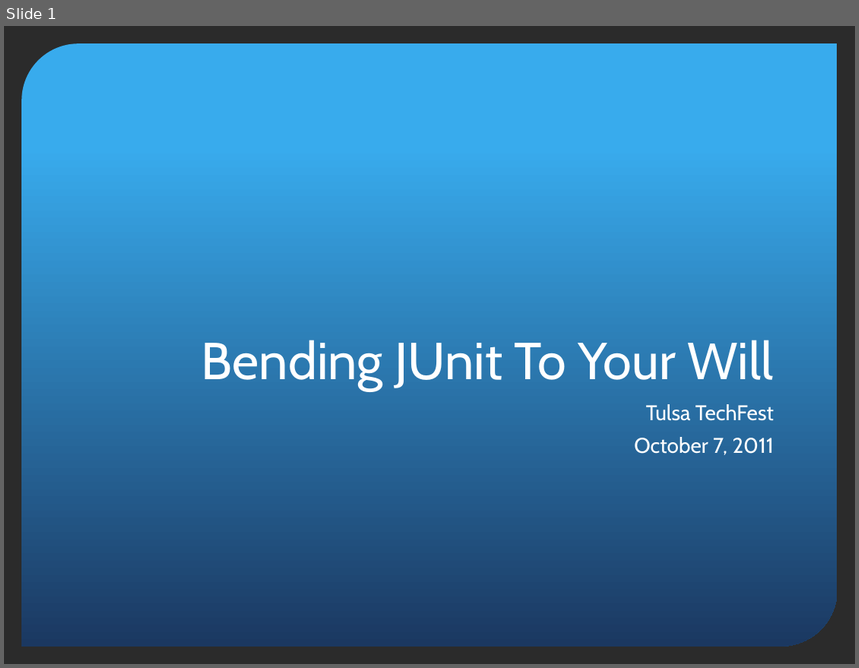
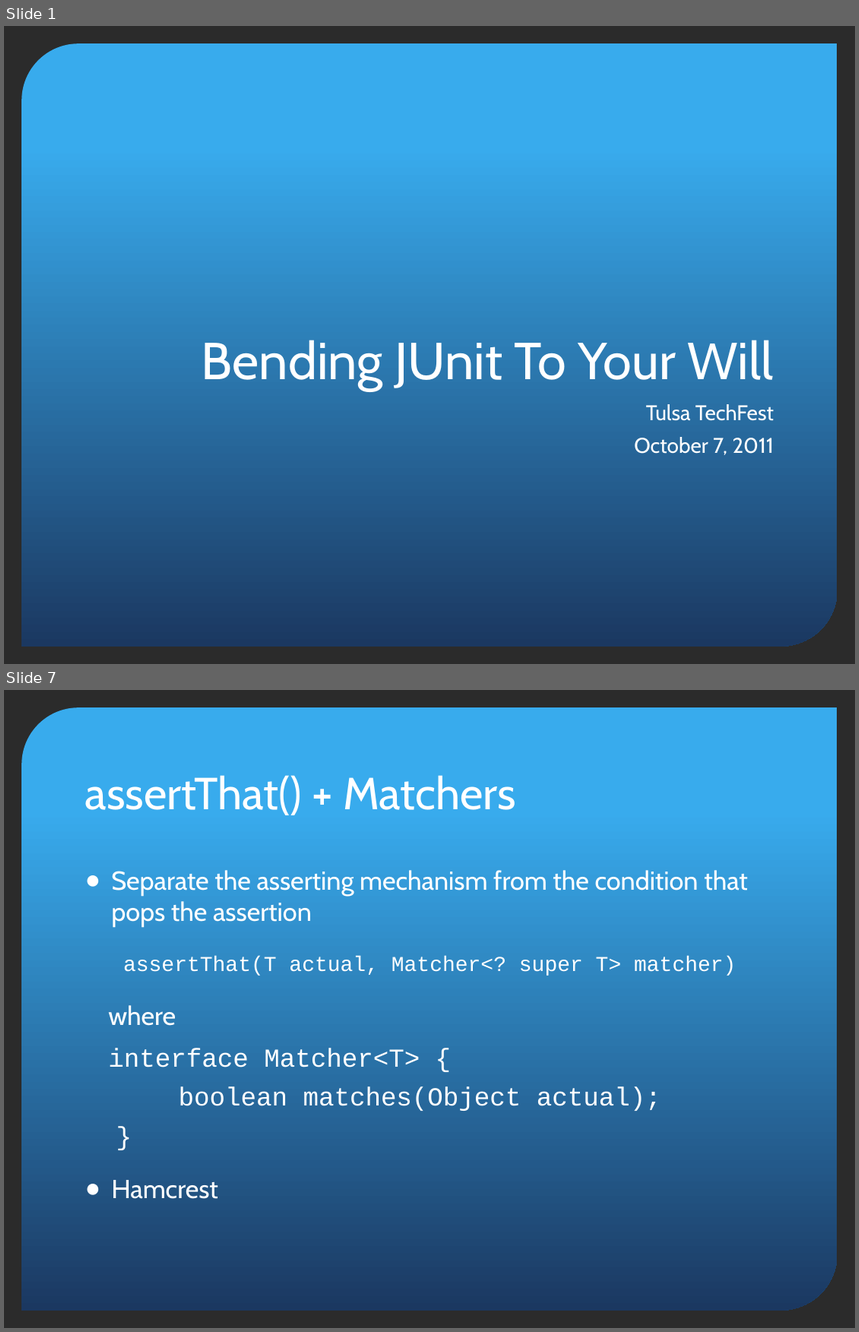
Before and after one commit to pholser/bending-junit, a slide deck: bending-junit.pptx. Shown one above the other, each under a label of ours: slide 1 before the commit, slides 1 and 7 after it; the slides between them are not shown. The pictures are 859x668 and 859x1332 pixels, drawn with LibreOffice and Linux fonts; fonts in the diff are those of the drawing; background and template pictures are left out; a plain dark background stands for a picture behind light text. Boxes give left, top, right and bottom in pixels: in the first picture for what was removed or moved away, otherwise in the second. Text is boxed around its words. In the diff, an @@ line names an element or a change of style, - is before the commit and + after.

Commit message:
Adding slides, adding factory method to PredicateMatcher, assuming Predicates respond to toString() sensibly, and as though they could be a SAM type.

```diff
--- a/bending-junit.pptx
+++ b/bending-junit.pptx
@@ slide 7 added at [4,690,855,1328], background picture (left out); not listed: 1 template element that a slide beside it also shows @@
@@ title added at [85,775,516,815], 38 pt, text #FFFFFF @@
+assertThat() + Matchers
@@ text added at [108,870,748,1199], 22 pt, text #FFFFFF @@
+● Separate the asserting mechanism from the condition that pops the assertion
+assertThat(T actual, Matcher<? super T> matcher)
+where
+interface Matcher<T> {
+boolean matches(Object actual);
+}
+● Hamcrest
```
Also in this commit, not shown: 8 other slides added, 3 other files.
